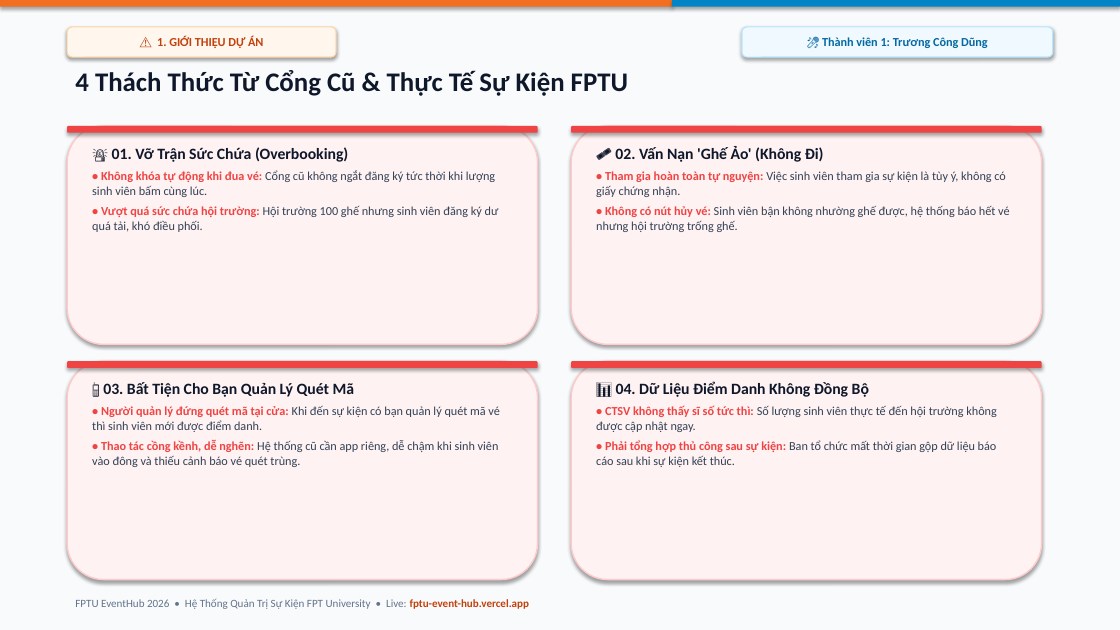
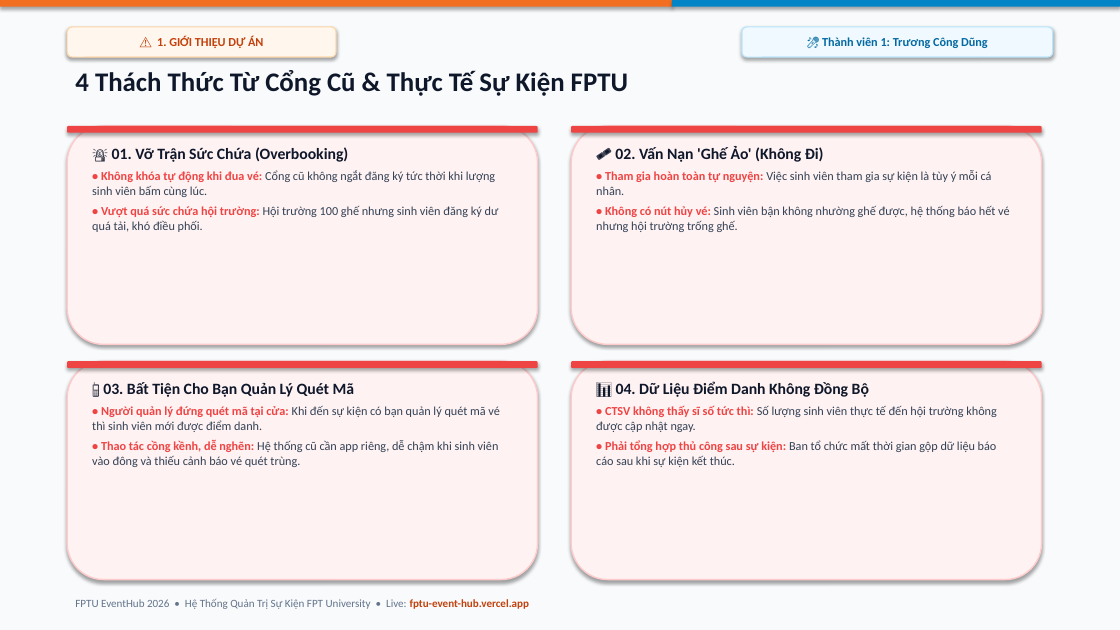
Before and after one commit to CongDung0506/FPTU-EventHub, a slide deck: slide 3 of SLIDE_THUYET_TRINH_FPTU_EVENTHUB.pptx. Drawn at 1120x630 pixels with LibreOffice and Linux fonts; fonts in the diff are those of the drawing. Boxes give left, top, right and bottom in pixels: in the first picture for what was removed or moved away, otherwise in the second. Text is boxed around its words. In the diff, an @@ line names an element or a change of style, - is before the commit and + after.

```diff
--- a/SLIDE_THUYET_TRINH_FPTU_EVENTHUB.pptx
+++ b/SLIDE_THUYET_TRINH_FPTU_EVENTHUB.pptx
@@ text at <box>596,170,992,195</box>: text changed @@
-• Tham gia hoàn toàn tự nguyện: Việc sinh viên tham gia sự kiện là tùy ý, không có giấy chứng nhận.
+• Tham gia hoàn toàn tự nguyện: Việc sinh viên tham gia sự kiện là tùy ý mỗi cá nhân.
```
Also in this commit, not shown: 7 other files.
